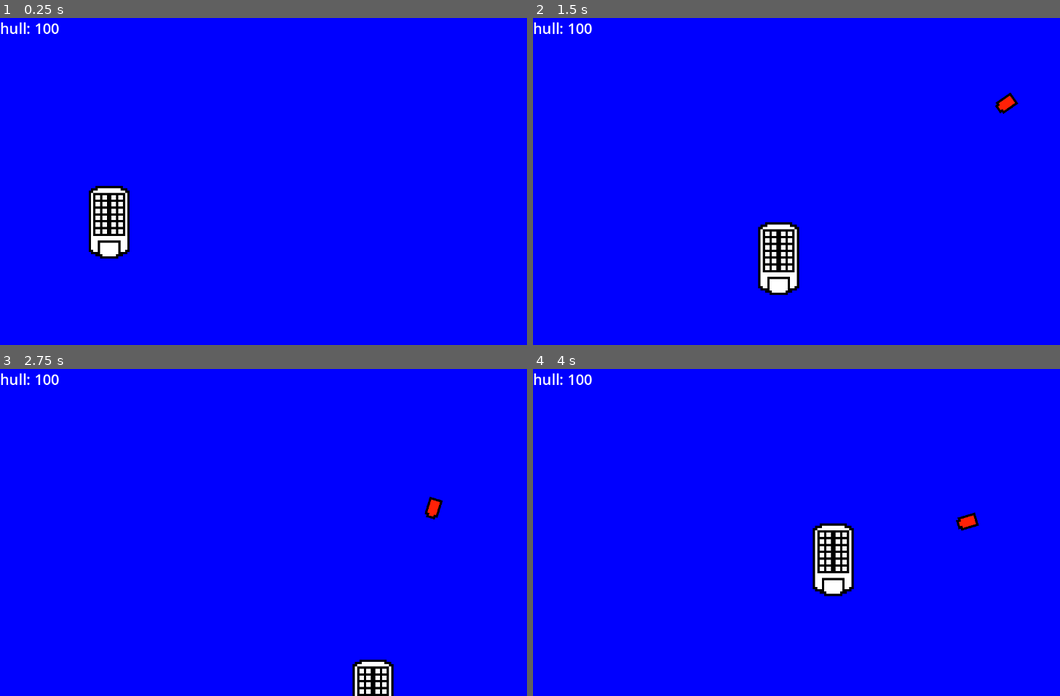
Above: before the commit, frames 1-4 (two rows, left to right).
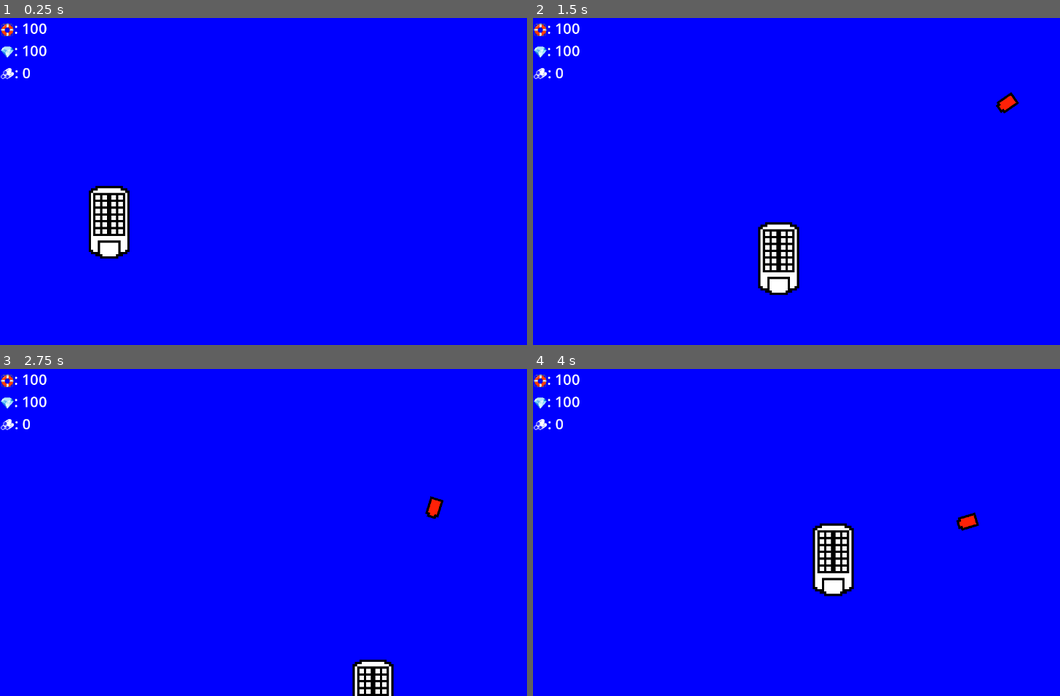
Above: after the commit, the same moments.

Repository: JoeyShapiro/ContainerCaptain
Game: Godot game, scene res://main.tscn
Two runs of this game, one before a commit and one after it. Both use one fixed random seed, a clock stepped at 60 frames per second and the inputs below.
Inputs:
- Up to frame 1 (0.25 s): no input
- Up to frame 2 (1.5 s): tap Enter at 0.5 s; hold Right (move_right) 0.53-1.28 s; hold Down (move_down) from 1.28 s (still down)
- Up to frame 3 (2.75 s): release Down (move_down) at 2.03 s; hold Right (move_right) from 2.03 s (still down)
- Up to frame 4 (4 s): release Right (move_right) at 2.78 s; hold Up (move_up) 2.78-3.53 s; hold Left (move_left) from 3.53 s (still down)

The runs differ from the first frame. In frame 1, 0.5% of the frame differs, in the area x 0-12%, y 1-19%; in frame 2, 0.5%; in frame 3, 0.6%, in the area x 0-85%, y 1-46%; in frame 4, 0.5%.

Commit message:
added some more stats

Diff:
--- a/hud.gd
+++ b/hud.gd
@@ -10,5 +10,7 @@
 func _process(delta):
 	pass
 
-func update_health(health):
-	$LabelHealth.text = 'hull: ' + str(health)
+func display_stats(health, gold, resources):
+	$VBoxContainer/LabelHealth.text = '🛟: ' + str(health)
+	$VBoxContainer/LabelGold.text = '💎: ' + str(gold)
+	$VBoxContainer/LabelResources.text = '🪵: ' + str(resources)
--- a/hud.tscn
+++ b/hud.tscn
@@ -5,7 +5,20 @@
 [node name="Hud" type="CanvasLayer"]
 script = ExtResource("1_lfbkd")
 
-[node name="LabelHealth" type="Label" parent="."]
+[node name="VBoxContainer" type="VBoxContainer" parent="."]
 offset_right = 40.0
-offset_bottom = 23.0
+offset_bottom = 40.0
+
+[node name="LabelHealth" type="Label" parent="VBoxContainer"]
+layout_mode = 2
 theme_override_font_sizes/font_size = 32
+
+[node name="LabelGold" type="Label" parent="VBoxContainer"]
+layout_mode = 2
+theme_override_font_sizes/font_size = 32
+
+[node name="LabelResources" type="Label" parent="VBoxContainer"]
+layout_mode = 2
+tooltip_text = "Resources allow the purchase of upgrades"
+mouse_filter = 0
+theme_override_font_sizes/font_size = 32
--- a/main.gd
+++ b/main.gd
@@ -21,7 +21,7 @@
 	#$StartTimer.start()
 	$TimerMob.start()
 
-	$Hud.update_health($Player.hull)
+	$Hud.display_stats($Player.hull, $Player.gold, $Player.resources)
 
 func _on_timer_mob_timeout():
 	# Create a new instance of the Mob scene.
@@ -56,4 +56,4 @@
 
 
 func _on_player_hit():
-	$Hud.update_health($Player.hull)
+	$Hud.display_stats($Player.hull, $Player.gold, $Player.resources)
--- a/pirateRam.gd
+++ b/pirateRam.gd
@@ -9,7 +9,7 @@
 # Called when the node enters the scene tree for the first time.
 func _ready():
 	player = get_node(path_to_player) # seems bad, but eh
-	ram_timer = 0
+	ram_timer = 0.001 # TODO so the first hit counts
 
 # Called every frame. 'delta' is the elapsed time since the previous frame.
 func _process(delta):
@@ -17,9 +17,11 @@
 
 	rotation += r
 
+	# TODO dont waste time on math
 	velocity = Vector2(cos(rotation), sin(rotation)) * speed
 	if ram_timer > 0:
 		ram_timer -= delta
+		#ram_timer = max(ram_timer, 0)
 		velocity = Vector2.ZERO
 
 	position += velocity
--- a/player.gd
+++ b/player.gd
@@ -3,6 +3,8 @@
 
 @export var speed = 400 # How fast the player will move (pixels/sec).
 @export var hull = 100
+@export var gold = 100 # energy
+@export var resources = 0 # TODO should i swap these or something
 
 var screen_size # Size of the game window.
 
